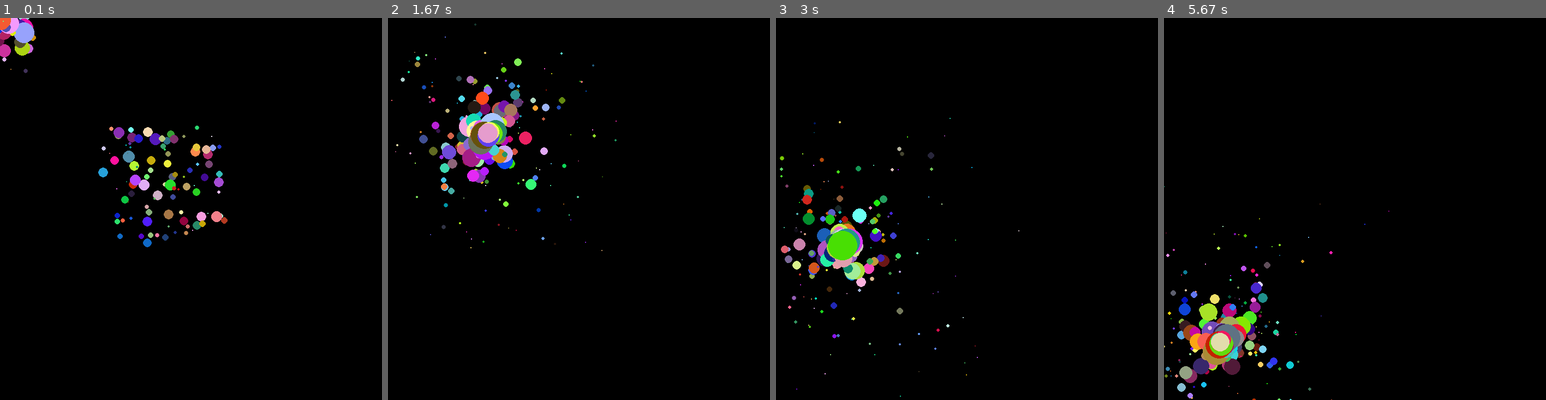
Above: before the commit, frames 1-4 (left to right).
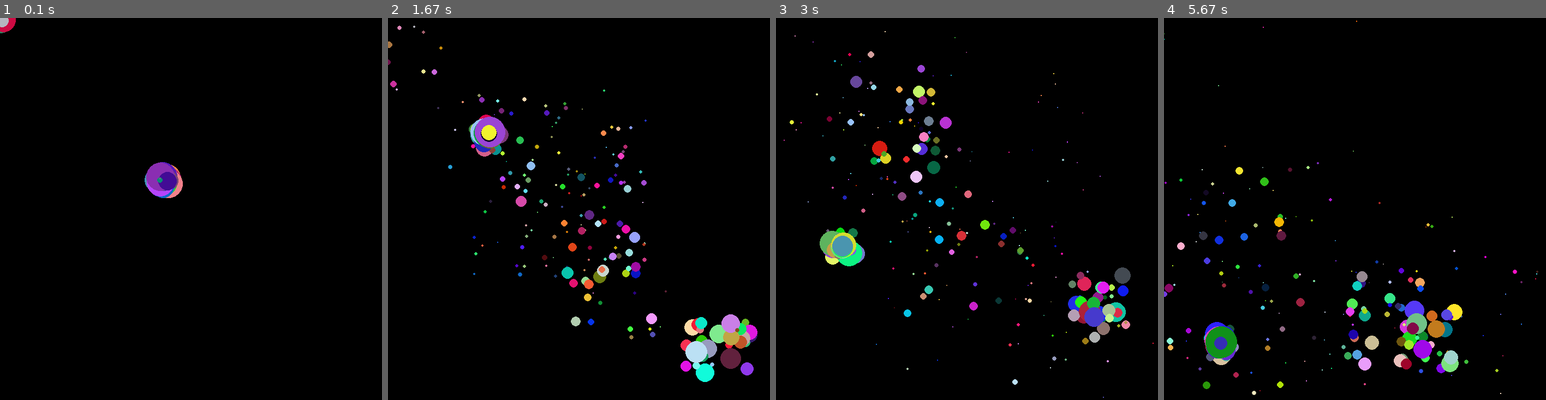
Above: after the commit, the same moments.

Repository: sagieppel/PyGame-Toturial
Game: pygame game, started from Lesson3.py
Same seed, same stepped clock (60 frames per second), same inputs: the game is played once before the commit and once after it.
Inputs (mouse positions are in pixels of both pictures, inside the frame that each line leads up to):
- Up to frame 1 (0.1 s): no input
- Up to frame 2 (1.67 s): click (579, 209) at 0.38 s; click (617, 293) at 0.72 s; click (720, 342) at 1.05 s; click (487, 132) at 1.38 s
- Up to frame 3 (3 s): click (967, 254) at 1.72 s; click (913, 128) at 2.05 s; click (1100, 308) at 2.38 s; click (840, 247) at 2.72 s
- Up to frame 4 (5.67 s): click (1244, 136) at 3.05 s; click (1263, 277) at 3.38 s; click (1492, 296) at 3.72 s; click (1240, 350) at 4.05 s; click (1236, 231) at 4.38 s; click (1377, 315) at 4.72 s; click (1423, 335) at 5.05 s; click (1221, 342) at 5.38 s

The runs differ from the first frame. In frame 1, 3.4% of the frame differs, in the area x 0-60%, y 0-60%; in frame 2, 7.6%, in the area x 0-97%, y 1-96%; in frame 3, 6.5%; in frame 4, 7.0%.

Commit message:
Update Lesson3.py

Diff:
--- a/Lesson3.py
+++ b/Lesson3.py
@@ -43,11 +43,12 @@
 
   circle=createcircle(x,y)
   list.append(circle)
+ # del list[0]# Delete oldest ball
 
   pygame.Surface.fill(screen,(0,0,0)) # Fill screen
 
   for circle in list:
       updatecircle(circle) # Update and draw all the circles
 
-  pygame.time.delay(1) # Wait 10 milli second
+  pygame.time.delay(10) # Wait 10 milli second
   pygame.display.update()
